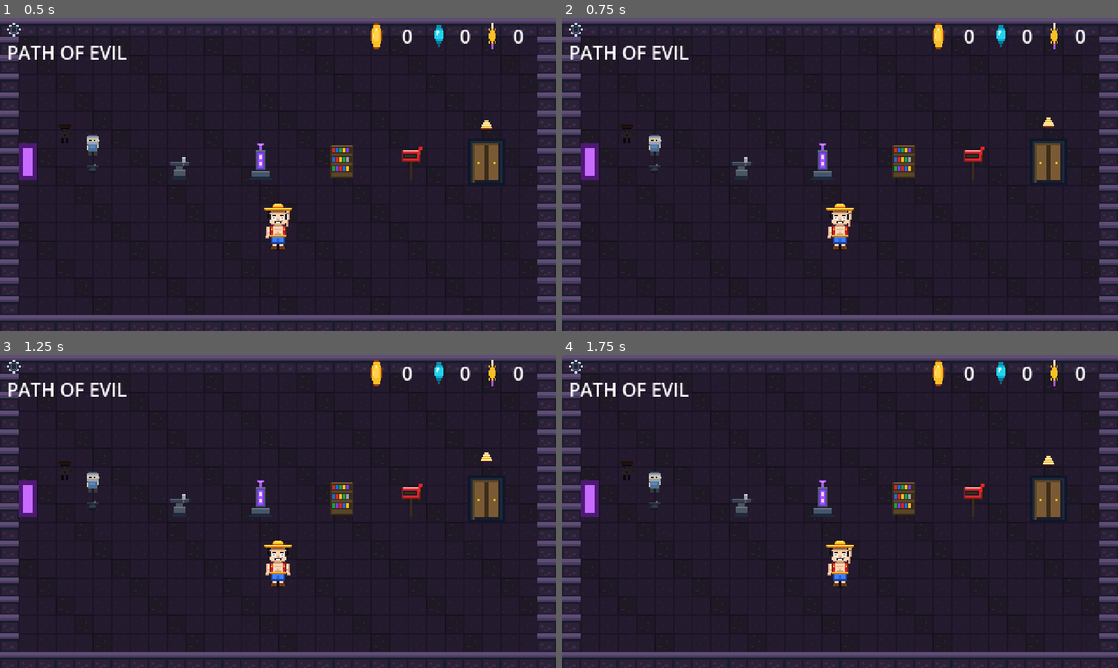
Above: before the commit, frames 1-4 (two rows, left to right).
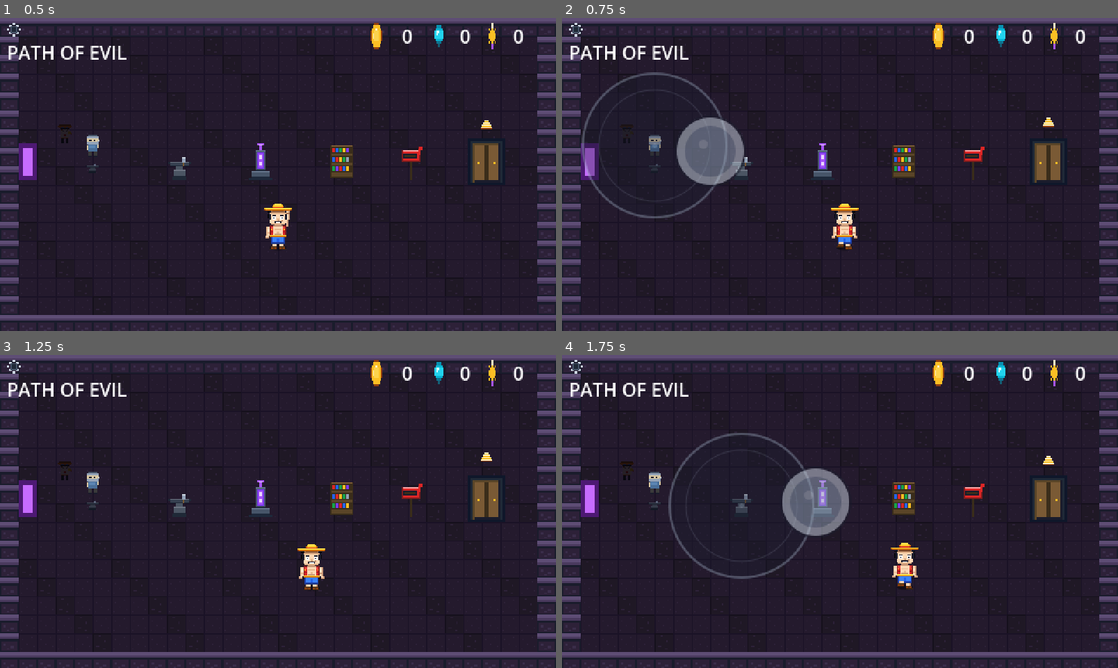
Above: after the commit, the same moments.

Repository: Veton8/POE
Game: Godot game, scene res://scenes/hub/HubRoom.tscn
Two runs of this game, one before a commit and one after it. Both use one fixed random seed, a clock stepped at 60 frames per second and the inputs below.
Inputs (mouse positions are in pixels of both pictures, inside the frame that each line leads up to):
- Up to frame 1 (0.5 s): no input
- Up to frame 2 (0.75 s): tap Enter at 0.5 s; drag from (656, 146) to (823, 161) at 0.52 s
- Up to frame 3 (1.25 s): no input
- Up to frame 4 (1.75 s): drag from (739, 505) to (901, 498) at 1.27 s

Frame 1 is identical in both runs. In frame 2, 3.4% of the frame differs, in the area x 3-54%, y 17-74%; in frame 3, 0.9%; in frame 4, 3.5%, in the area x 19-65%, y 24-75%.

Commit message:
Add VirtualJoystick to HubRoom and EndlessHUD for touch input
Player.gd reads movement via Joystick.get_vector(), which delegates
to whatever Control registered itself as the active joystick (or
falls back to keyboard WASD if nothing did). The dungeon HUD scene
includes a VirtualJoystick under HUD.tscn, but neither HubRoom nor
EndlessHUD instantiated one — so on phones with no keyboard, the
player was stuck.

HubRoom._install_virtual_joystick() — adds a VirtualJoystick to the
existing UILayer CanvasLayer.

EndlessHUD._install_virtual_joystick() — adds a VirtualJoystick to
itself (the HUD CanvasLayer).

VirtualJoystick.tscn is unchanged. It's DYNAMIC mode by default —
invisible at rest, appears at the touch point inside the left-half
active zone. emulate_touch_from_mouse=true in project.godot means
desktop mouse-drag also drives it for testing.

Known minor: the joystick's active zone (left half of screen) can
overlap with HubInteractable tap zones if the player taps an
interactable currently rendered in the left half. Will tune
active_zone_x_fraction down if it becomes a real issue in playtest.

Co-Authored-By: Claude Opus 4.7 (1M context) <noreply@anthropic.com>

Diff:
--- a/scenes/hub/HubRoom.gd
+++ b/scenes/hub/HubRoom.gd
@@ -15,6 +15,7 @@
 const GEAR_SCREEN_SCENE := preload("res://scenes/hub/GearScreen.tscn")
 const DUNGEON_SELECT_SCENE := preload("res://scenes/hub/DungeonSelectScreen.tscn")
 const UPGRADE_CODEX_SCENE := preload("res://scenes/hub/UpgradeCodex.tscn")
+const VIRTUAL_JOYSTICK_SCENE := preload("res://scenes/ui/VirtualJoystick.tscn")
 const ENDLESS_SCENE_PATH := "res://scenes/modes/Endless.tscn"
 
 @onready var floor_layer: TileMapLayer = $Floor
@@ -43,11 +44,25 @@
 	_paint_floor()
 	_spawn_hub_player()
 	_connect_interactables()
+	_install_virtual_joystick()
 	_refresh_currency_labels()
 	_refresh_locked_silhouette()
 	Events.coins_changed.connect(_on_currency_changed)
 	Events.gems_changed.connect(_on_currency_changed)
 	Events.skill_points_changed.connect(_on_currency_changed)
+
+
+func _install_virtual_joystick() -> void:
+	# Touch input source. Without this the hub is keyboard-only on
+	# phones — VirtualJoystick.register()s with the Joystick autoload
+	# in its _ready() so Player.move_input picks it up automatically.
+	if ui_layer == null:
+		return
+	var joy: Control = VIRTUAL_JOYSTICK_SCENE.instantiate() as Control
+	if joy == null:
+		return
+	joy.name = "VirtualJoystick"
+	ui_layer.add_child(joy)
 
 
 func _process(delta: float) -> void:
--- a/scenes/modes/EndlessHUD.gd
+++ b/scenes/modes/EndlessHUD.gd
@@ -16,6 +16,7 @@
 const BOTTOM_BAND_H: int = 80
 const COOLDOWN_RING_SIZE: int = 16
 const STATUS_STRIP_H: int = 6
+const VIRTUAL_JOYSTICK_SCENE: PackedScene = preload("res://scenes/ui/VirtualJoystick.tscn")
 
 var _player: Player
 var _spawner: EndlessSpawner
@@ -42,6 +43,18 @@
 	_build_top_bar()
 	_build_xp_strip()
 	_build_bottom_band()
+	_install_virtual_joystick()
+
+
+func _install_virtual_joystick() -> void:
+	# Touch input source for endless mode. Same VirtualJoystick scene
+	# the dungeon HUD uses — registers itself with the Joystick
+	# autoload so Player movement reads from touch automatically.
+	var joy: Control = VIRTUAL_JOYSTICK_SCENE.instantiate() as Control
+	if joy == null:
+		return
+	joy.name = "VirtualJoystick"
+	add_child(joy)
 
 
 func bind(player: Player, spawner: EndlessSpawner, run: Node) -> void:
